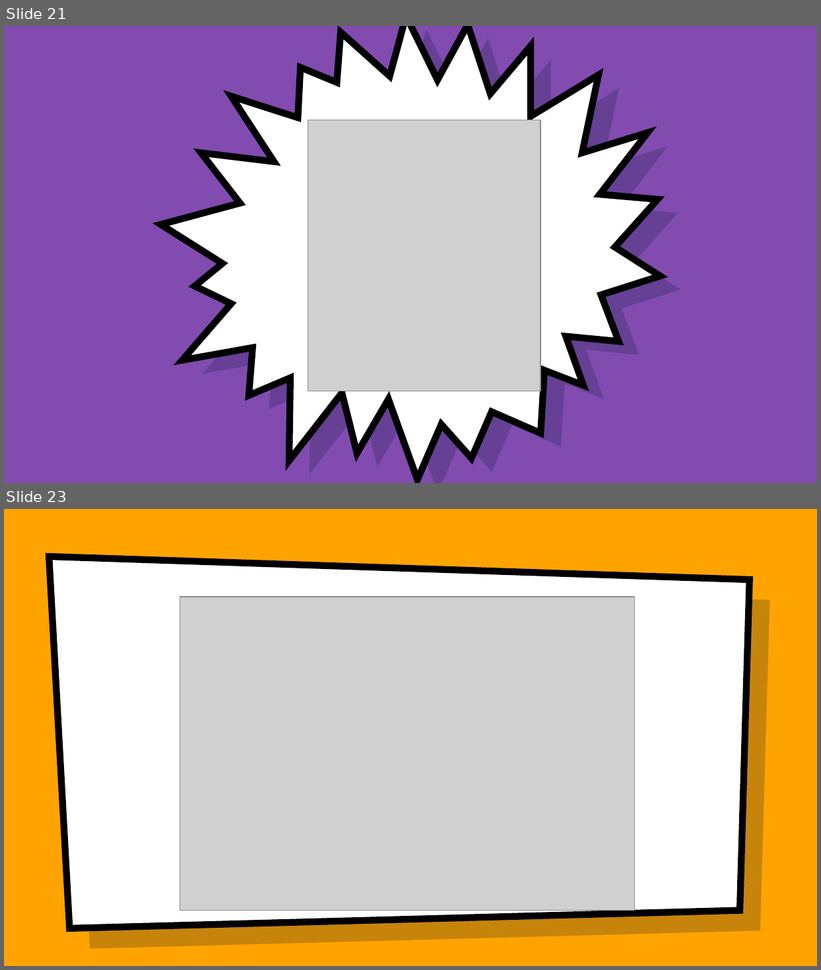
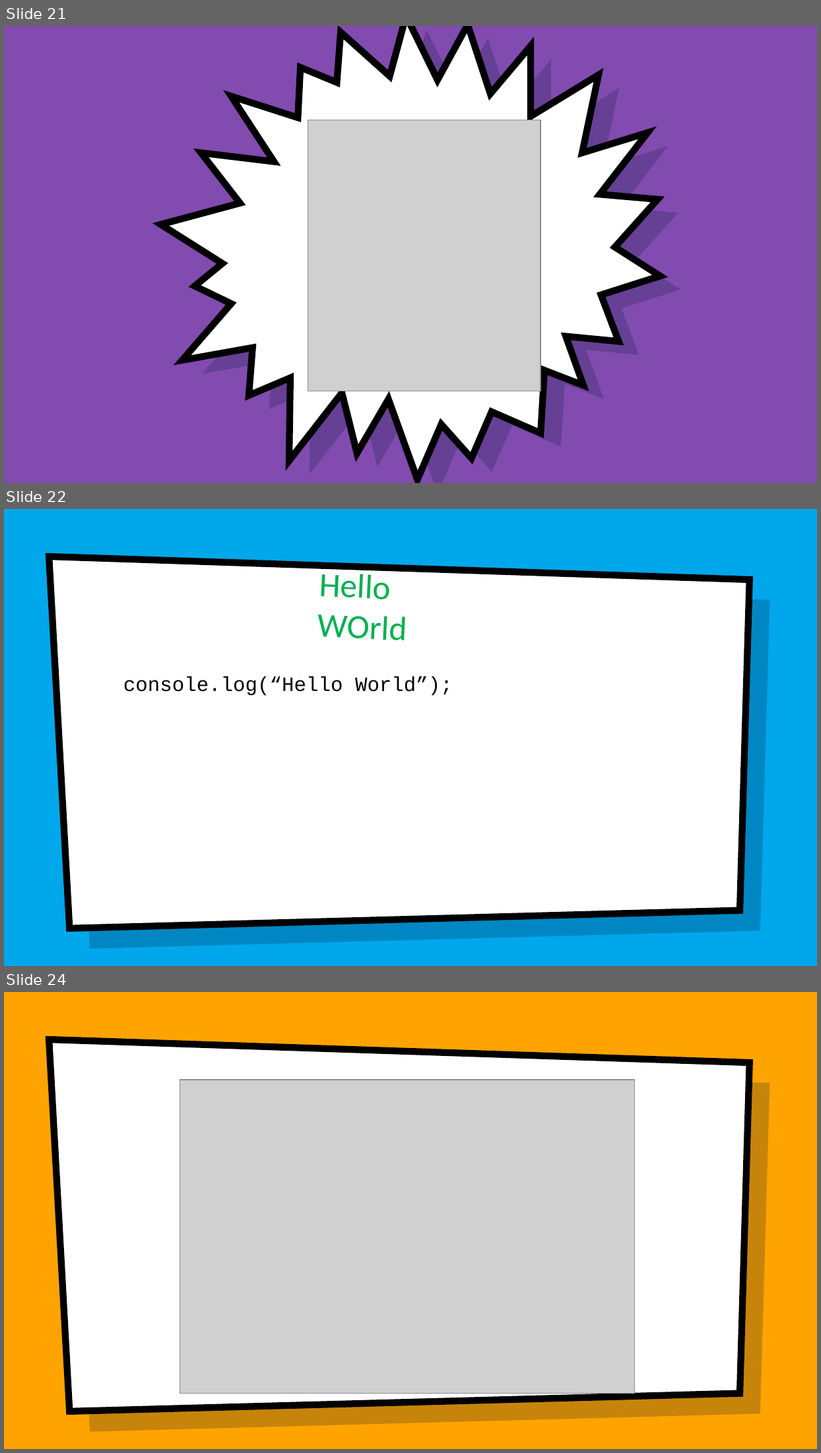
Before and after one commit to adrianlemess/Introdu-o-ao-NodeJS, a slide deck: Apresentacao NodeJS.pptx. Shown one above the other, each under a label of ours: slides 21 and 23 before the commit, slides 21, 22 and 24 after it; the slides between them are not shown. The pictures are 821x970 and 821x1453 pixels, drawn with LibreOffice and Linux fonts; fonts in the diff are those of the drawing; grey boxes stand for pictures; background and template pictures are left out. Boxes give left, top, right and bottom in pixels: in the first picture for what was removed or moved away, otherwise in the second. Text is boxed around its words. In the diff, an @@ line names an element or a change of style, - is before the commit and + after.

```diff
--- a/Apresentacao NodeJS.pptx
+++ b/Apresentacao NodeJS.pptx
@@ slide 22 added at bbox=[4, 509, 817, 966], background picture (left out); not listed: 2 template elements that a slide beside it also shows @@
@@ title added at bbox=[317, 568, 407, 640], 30 pt, text #00B050 @@
+Hello WOrld
@@ text added at bbox=[123, 677, 453, 696], 18 pt, text #000000 @@
+console.log(“Hello World”);
@@ what was slide 23 is now slide 24 @@
```
Also in this commit, not shown: 7 slides changed.
